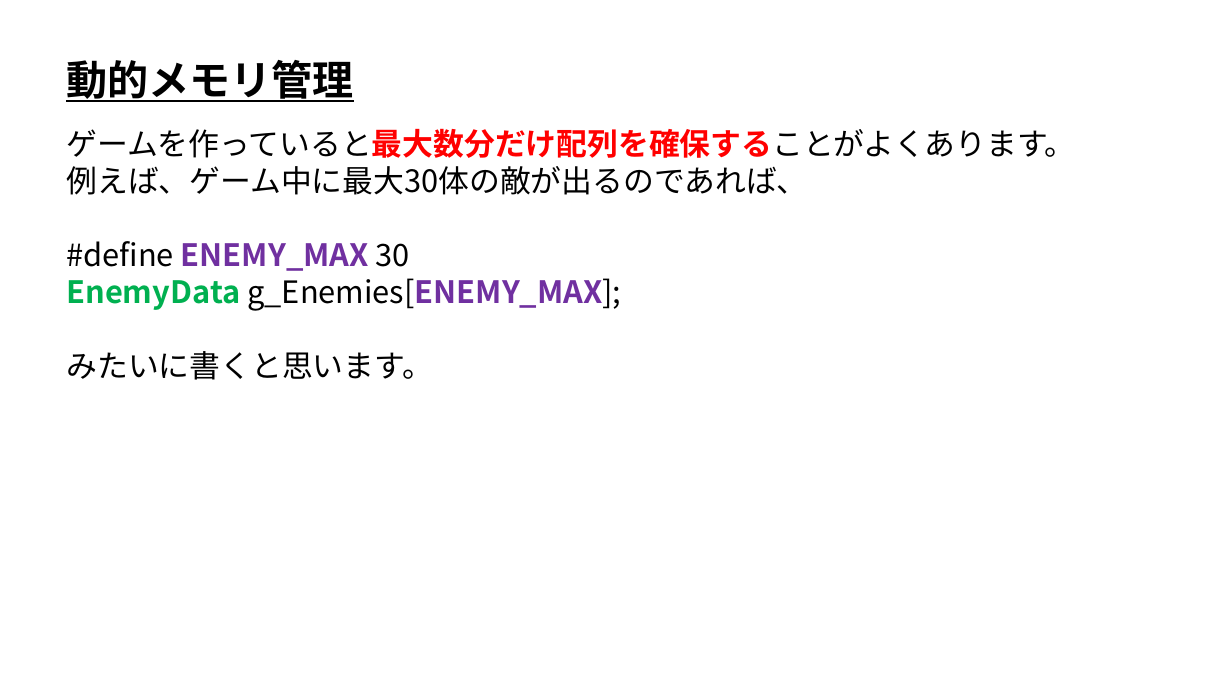
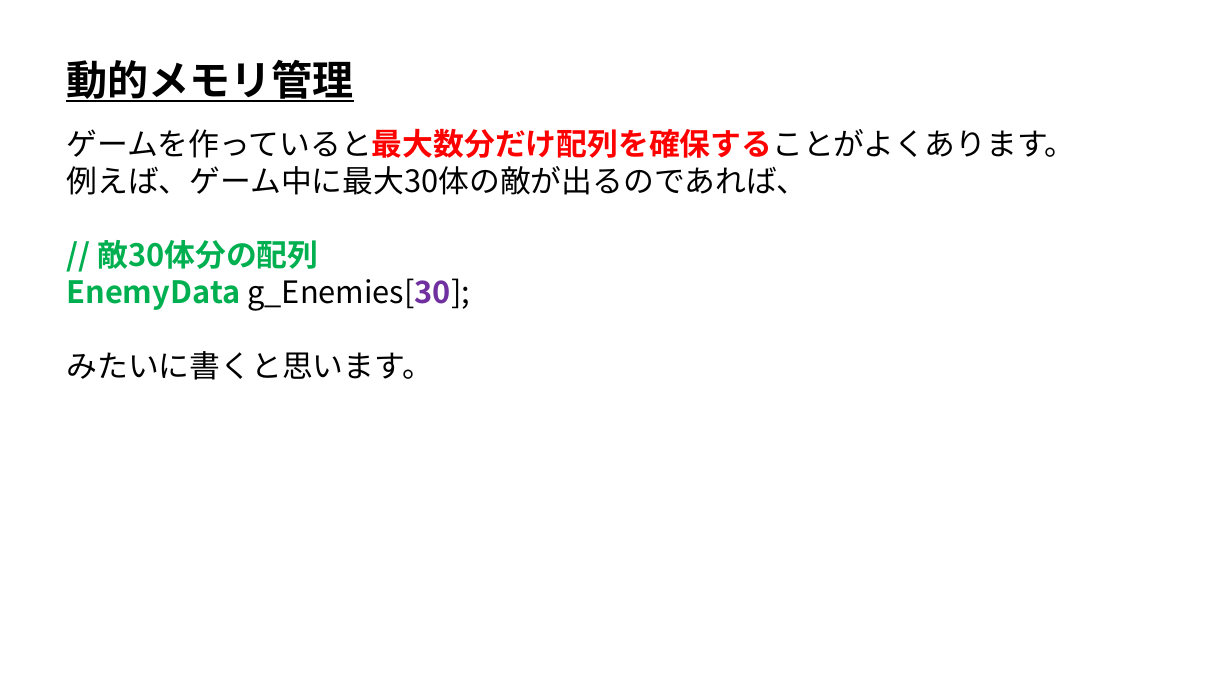
Before and after one commit to ArakiYusuke-Ohara/Textbook, a slide deck: slide 1 of ゲーム科1年/00_前期/プログラミングⅡ/16_動的メモリ管理.pptx. Drawn at 1232x693 pixels with LibreOffice and Linux fonts; fonts in the diff are those of the drawing. Boxes give left, top, right and bottom in pixels: in the first picture for what was removed or moved away, otherwise in the second. Text is boxed around its words. In the diff, an @@ line names an element or a change of style, - is before the commit and + after.

```diff
--- a/ゲーム科1年/00_前期/プログラミングⅡ/16_動的メモリ管理.pptx
+++ b/ゲーム科1年/00_前期/プログラミングⅡ/16_動的メモリ管理.pptx
@@ text at [66, 240, 470, 311]: text changed; text colour #000000 to #00B050 @@
-#define ENEMY_MAX 30
-EnemyData g_Enemies[ENEMY_MAX];
+// 敵30体分の配列
+EnemyData g_Enemies[30];
```
Also in this commit, not shown: 1 other slide changed, 4 other files.
